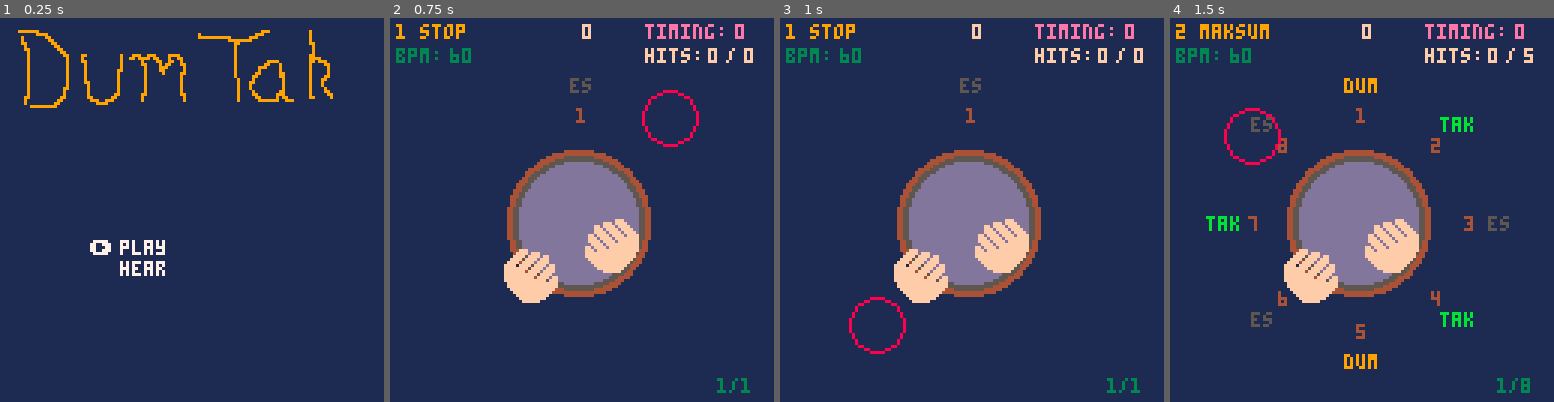
Above: before the commit, frames 1-4 (left to right).
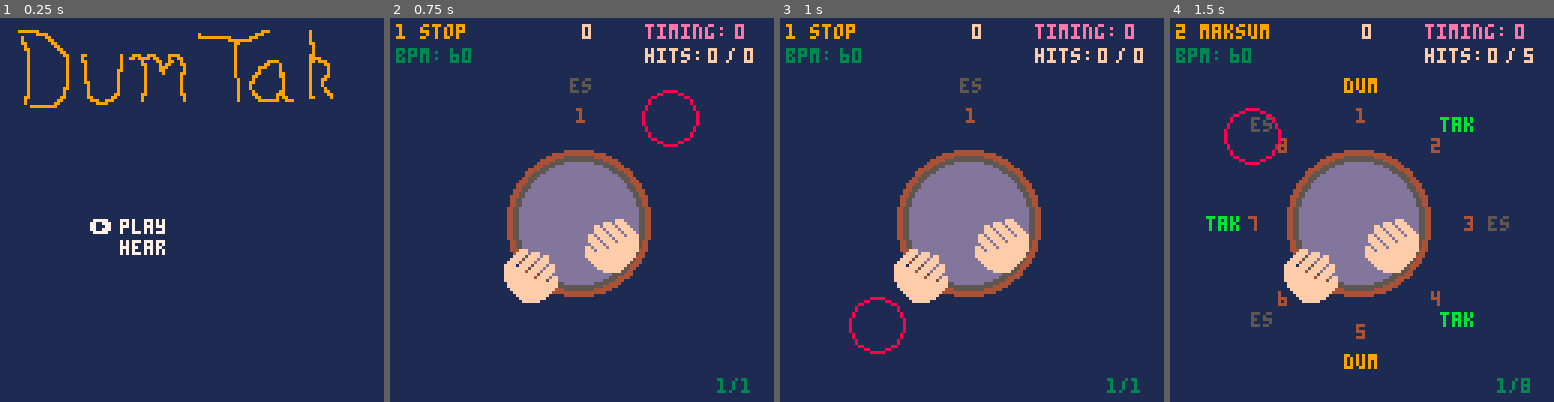
Above: after the commit, the same moments.

Repository: fpiesik/my_pico8-carts
Game: PICO-8 cartridge music/dumtak.p8
Same seed, same stepped clock (60 frames per second), same inputs: the game is played once before the commit and once after it.
Inputs:
- Up to frame 1 (0.25 s): no input
- Up to frame 2 (0.75 s): tap X (X key) at 0.33 s; tap O (Z key) at 0.7 s
- Up to frame 3 (1 s): no input
- Up to frame 4 (1.5 s): tap X (X key) at 1.07 s

The runs differ from the first frame. In frame 1, 0.9% of the frame differs, in the area x 23-43%, y 52-68%; in frame 2, nothing differs; in frame 3, nothing differs; in frame 4, nothing differs.

Commit message:
Add dumtak mode explanation screens

Diff:
--- a/music/dumtak.p8
+++ b/music/dumtak.p8
@@ -14,18 +14,20 @@
  cls(1)
 	map()
 	if(gst==gsidx["menu"])menu:draw()
+	if(gst==gsidx["intro"])intro:draw()
 	if(gst==gsidx["hear"])hear:draw()
 	if(gst==gsidx["play"])play:draw()
 end
 
 function _update60()
 	if(gst==gsidx["menu"])menu:upd()
+	if(gst==gsidx["intro"])intro:upd()
 	if(gst==gsidx["hear"])hear:upd()
 	if(gst==gsidx["play"])play:upd()
 end
 
 
-gsts={"menu","play","hear"} --game states
+gsts={"menu","intro","play","hear"} --game states
 gst=1 --actual game state
 gsidx={}
 a_bt=2 --active beat
@@ -101,10 +103,11 @@
 	x = 40,
 	y = 60,
 	spc = 7,
-	idx = 2,
+	idx = 1,
+	opts = {"play","hear"},
 	draw=function(s)
-		for i = 2, #gsts do
-			print(gsts[i],s.x,s.y+i*s.spc,7)
+		for i = 1, #s.opts do
+			print(s.opts[i],s.x,s.y+i*s.spc,7)
 			--if(i==s.idx)rect(s.x-2,s.y+i*s.spc-2,s.x+30,s.y+i*s.spc+6,7)
 			if(i==s.idx)print("➡️",s.x-10,s.y+i*s.spc,7)
 		end
@@ -113,16 +116,50 @@
 	upd=function(s)
 		if btnp(3) then
 			s.idx+=1
-			if(s.idx>#gsts)s.idx=#gsts
+			if(s.idx>#s.opts)s.idx=#s.opts
 		end
 		if btnp(2) then
 			s.idx-=1
-			if(s.idx<2)s.idx=2
+			if(s.idx<1)s.idx=1
 		end
 		if btnp(4) then
-			gst=s.idx
-   if(gst==gsidx["hear"])hear:init()
-   if(gst==gsidx["play"])play:init()
+			intro.mode=s.opts[s.idx]
+			gst=gsidx["intro"]
+			sfx(-1)
+			music(-1)
+		end
+	end
+}
+
+--mode explanation screen
+intro={
+	mode="play",
+	draw=function(s)
+		spr(128,0,0,16,4)
+		print(s.mode.." mode",34,35,7)
+		if s.mode=="play" then
+			print("spiele den rhythmus",14,50,7)
+			print("passend zum kreis.",17,58,7)
+			print("⬅️ tak   ➡️ dum",25,74,11)
+			print("⬆️/⬇️ tempo",31,84,3)
+			print("🅾️/❎ rhythmus",25,94,3)
+		else
+			print("hoere den rhythmus",16,50,7)
+			print("und baue ihn nach.",14,58,7)
+			print("⬅️/➡️ position",24,74,11)
+			print("⬆️/⬇️ silbe",31,84,11)
+			print("🅾️ pruefen",36,94,3)
+		end
+		print("❎ start",44,114,10)
+	end,
+	upd=function(s)
+		if btnp(4) then
+			gst=gsidx[s.mode]
+			if(gst==gsidx["hear"])hear:init()
+			if(gst==gsidx["play"])play:init()
+		end
+		if btnp(5) then
+			gst=gsidx["menu"]
 		end
 	end
 }
